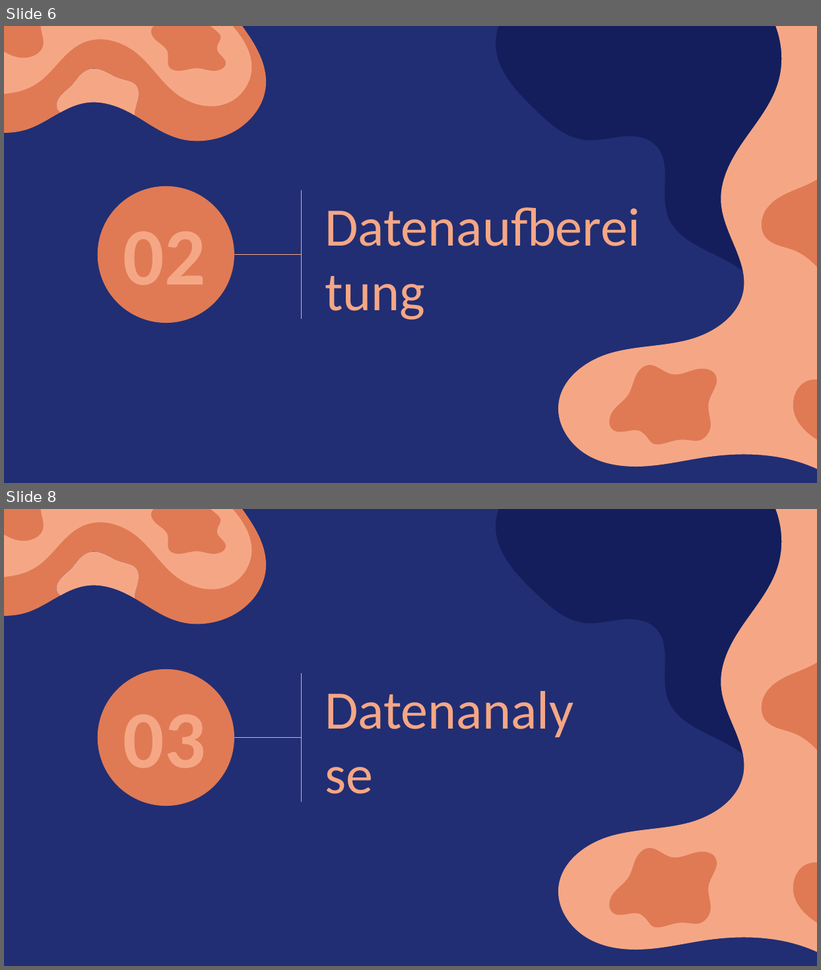
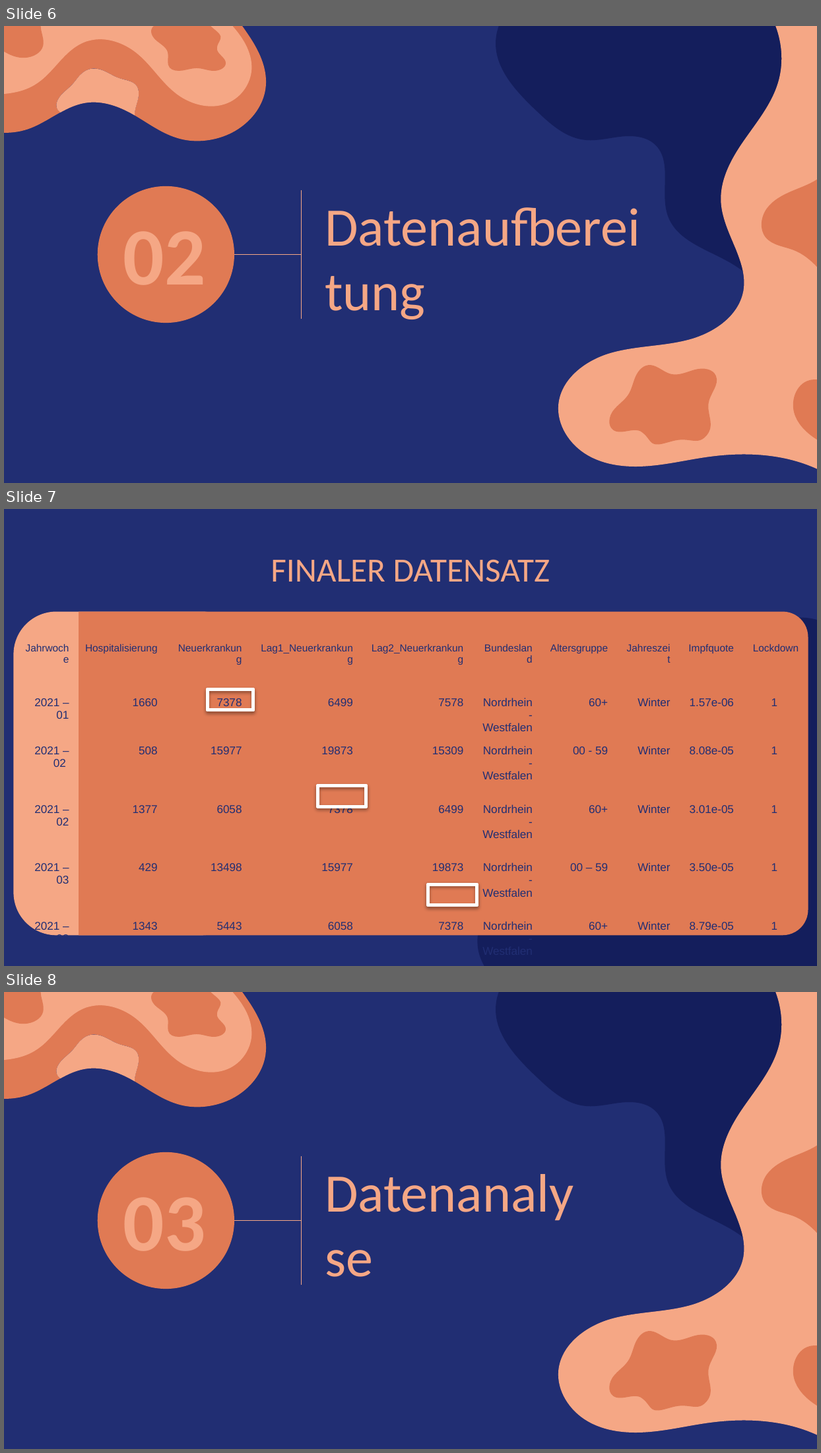
Before and after one commit to amarquard089/Covid19-Hospitalisierungsrate, a slide deck: Praesentation/COVID-19 Hospitalisierungsrate .ppt.pptx. Shown one above the other, each under a label of ours: slides 6 and 8 before the commit, slides 6, 7 and 8 after it; the slides between them are not shown. The pictures are 821x970 and 821x1453 pixels, drawn with LibreOffice and Linux fonts; fonts in the diff are those of the drawing. Boxes give left, top, right and bottom in pixels: in the first picture for what was removed or moved away, otherwise in the second. Text is boxed around its words. In the diff, an @@ line names an element or a change of style, - is before the commit and + after.

Commit message:
update datensatz

```diff
--- a/Praesentation/COVID-19 Hospitalisierungsrate .ppt.pptx
+++ b/Praesentation/COVID-19 Hospitalisierungsrate .ppt.pptx
@@ slide 7 added at [4,509,817,966], background #212E73 @@
@@ title added at [271,559,550,582], 30 pt, text #F5A785 @@
+FINALER DATENSATZ
@@ rounded rectangle added at [14,611,246,935], fill #F5A785 @@
@@ round same rect added at [79,612,808,935], fill #E07A54 @@
@@ freeform shape added at [478,617,817,966], fill #141E5C @@
@@ table added at [13,638,808,939], 6 rows, 10 columns @@
+Jahrwoche | Hospitalisierung | Neuerkrankung | Lag1_Neuerkrankung | Lag2_Neuerkrankung | Bundesland | Altersgruppe | Jahreszeit | Impfquote | Lockdown
+2021 – 01 | 1660 | 7378 | 6499 | 7578 | Nordrhein-Westfalen | 60+ | Winter | 1.57e-06 | 1
+2021 – 02 | 508 | 15977 | 19873 | 15309 | Nordrhein-Westfalen | 00 - 59 | Winter | 8.08e-05 | 1
+2021 – 02 | 1377 | 6058 | 7378 | 6499 | Nordrhein-Westfalen | 60+ | Winter | 3.01e-05 | 1
+2021 – 03 | 429 | 13498 | 15977 | 19873 | Nordrhein-Westfalen | 00 – 59 | Winter | 3.50e-05 | 1
+2021 – 03 | 1343 | 5443 | 6058 | 7378 | Nordrhein-Westfalen | 60+ | Winter | 8.79e-05 | 1
@@ frame added at [207,690,253,711], fill #FFFFFF, outline #FFFFFF 3 pt @@
@@ frame added at [318,786,366,807], fill #FFFFFF, outline #FFFFFF 3 pt @@
@@ frame added at [428,885,477,906], fill #FFFFFF, outline #FFFFFF 3 pt @@
```
Also in this commit, not shown: 1 slide removed, 1 other file.
